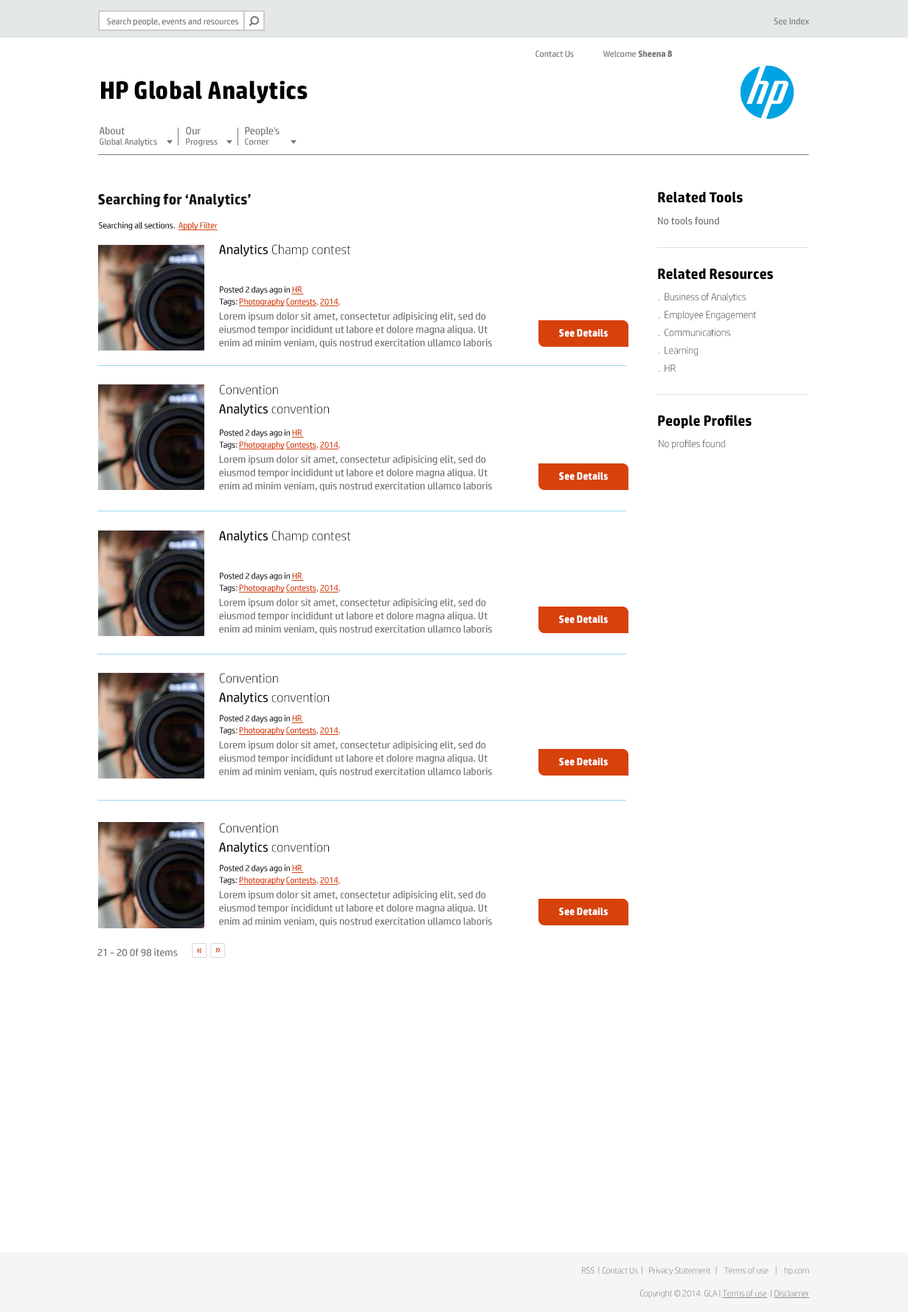
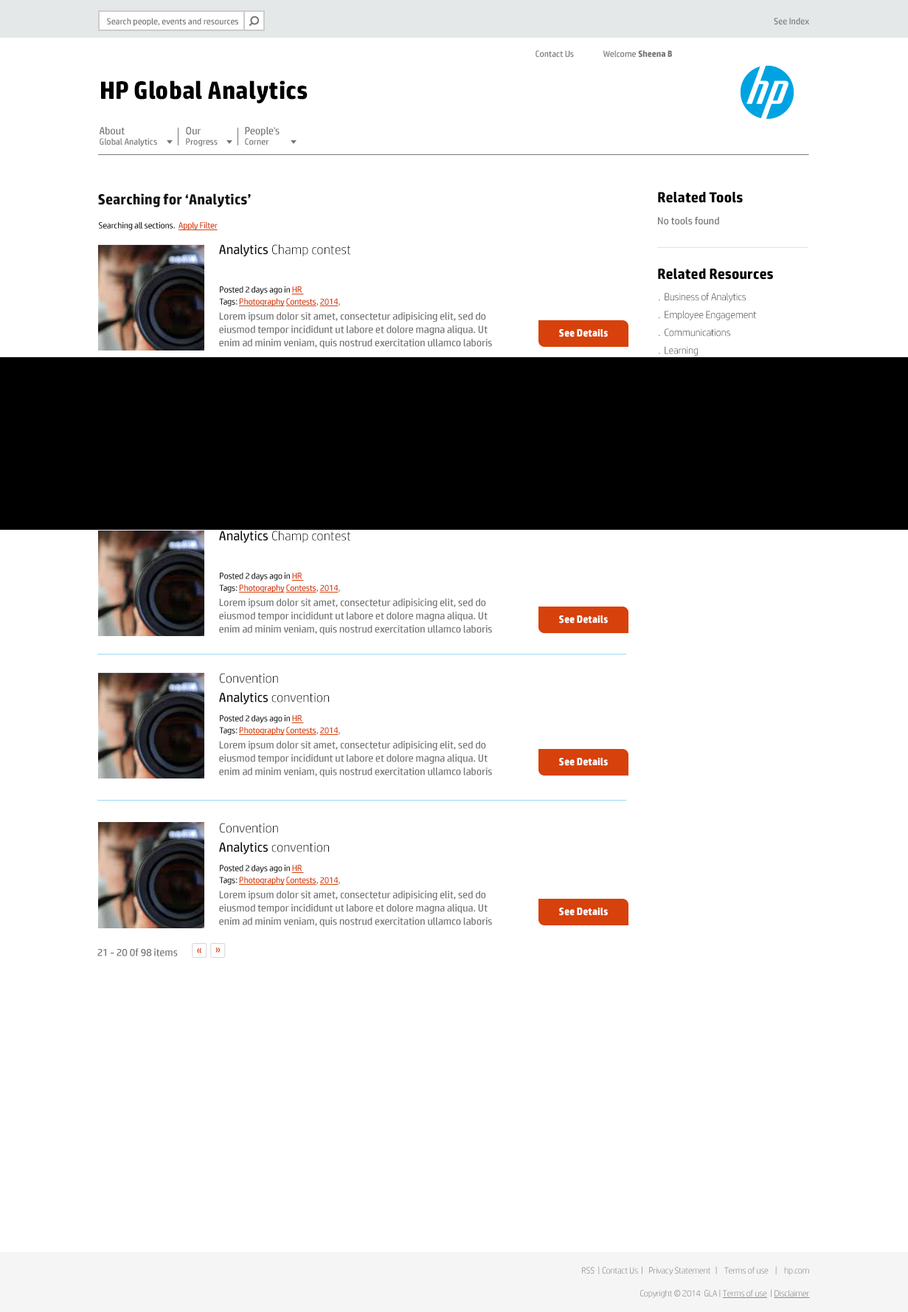
Comparing the layer stacks of the two 908x1312 images. Changes:
added layer "Layer 38" above "header" over [0, 357, 908, 530]
